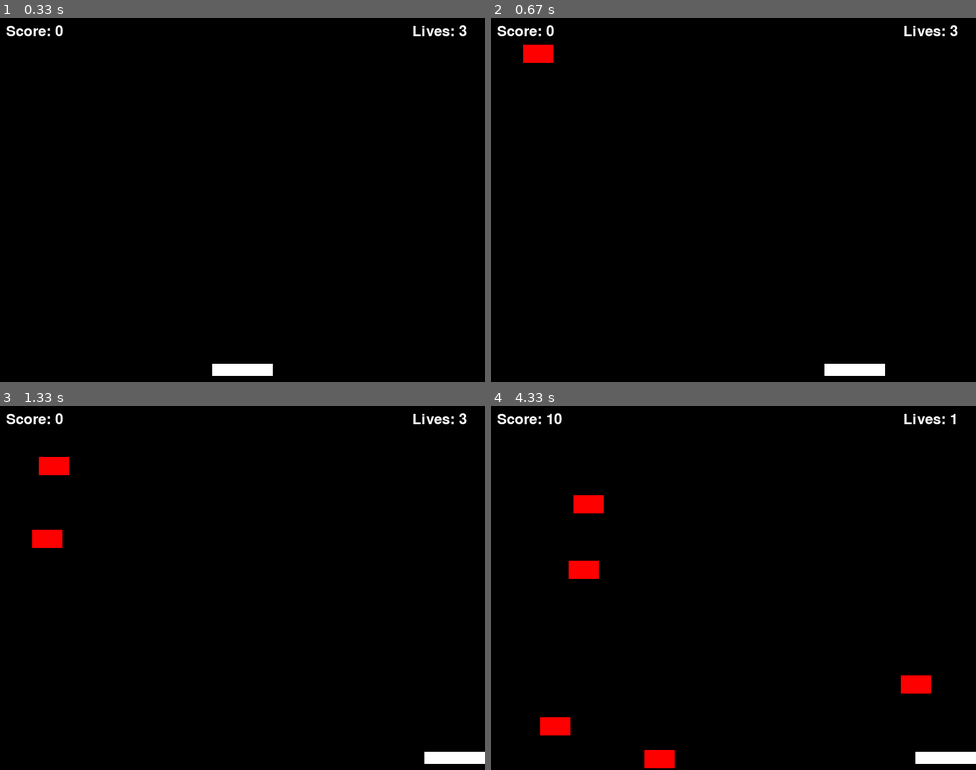
Above: before the commit, frames 1-4 (two rows, left to right).
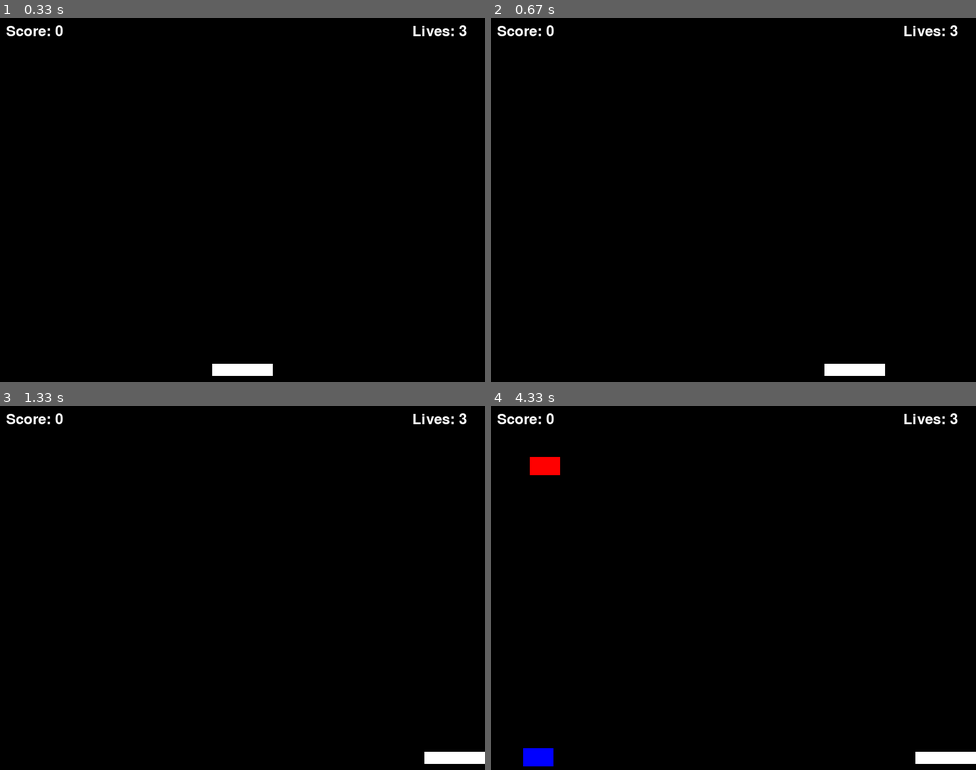
Above: after the commit, the same moments.

Repository: aknim/pygame-falling-bricks
Game: pygame game, started from falling_bricks.py
Same seed, same stepped clock (60 frames per second), same inputs: the game is played once before the commit and once after it.
Inputs:
- Up to frame 1 (0.33 s): no input
- Up to frame 2 (0.67 s): hold Right from 0.33 s (still down)
- Up to frame 3 (1.33 s): release Right at 0.8 s; hold Right 0.83-1.3 s
- Up to frame 4 (4.33 s): hold Left 1.33-1.87 s; hold Left 1.9-2.3 s; hold Right 2.33-2.97 s; hold Left 3-3.47 s; hold Right 3.5-3.97 s; hold Right from 4 s (still down)

Frame 1 is identical in both runs. In frame 2, 0.3% of the frame differs, in the area x 6-13%, y 7-13%; in frame 3, 0.6%; in frame 4, 2.3%, in the area x 6-97%, y 2-100%.

Commit message:
Day 1.5 20x2 Added different brick types, and removed bug related to them

Diff:
--- a/falling_bricks.py
+++ b/falling_bricks.py
@@ -10,6 +10,7 @@
 WHITE = (255, 255, 255)
 RED = (255, 0, 0)
 BLUE = (0 ,0, 255)
+GREEN = (0, 255, 0)
 
 screen = pygame.display.set_mode((SCREEN_WIDTH, SCREEN_HEIGHT))
 pygame.display.set_caption("Falling Bricks")
@@ -32,20 +33,26 @@
 lives = 3
 
 class Brick:
-    def __init__(self, x, y, speed):
+    def __init__(self, x, y, speed, brick_type="regular"):
         self.x = x
         self.y = y
         self.speed = speed
+        self.type = brick_type
+        self.color = RED
+        if(brick_type=="heavy"):
+            self.color = BLUE
+        elif(brick_type=="bonus"):
+            self.color = GREEN
 
     def move(self):
         self.y += self.speed
 
     def draw(self, screen):
-        pygame.draw.rect(screen, RED, (self.x, self.y, BRICK_WIDTH, BRICK_HEIGHT))
+        pygame.draw.rect(screen, self.color, (self.x, self.y, BRICK_WIDTH, BRICK_HEIGHT))
 
 bricks = []
 brick_spawn_timer = 0 # Timer to control brick spawn rate
-BRICK_SPAWN_RATE = 30 # Spawn a new brick every 30 frames
+BRICK_SPAWN_RATE = 120 # Spawn a new brick every 30 frames
 
 running = True
 while running:
@@ -76,7 +83,10 @@
         brick_spawn_timer = 0
         brick_x = random.randint(0, SCREEN_WIDTH - BRICK_WIDTH)
         brick_speed = random.randint(3, 7)
-        bricks.append(Brick(brick_x, 0, brick_speed))
+        brick_type = random.choices(
+            ["regular", "heavy", "bonus"], weights = [70, 20, 10], k=1
+        )[0]
+        bricks.append(Brick(brick_x, 0, brick_speed, brick_type))
 
     # Update and draw bricks
     for brick in bricks[:]:
@@ -86,7 +96,13 @@
         # Check collision with paddle
         if (brick.y + BRICK_HEIGHT >= paddle_y and
             paddle_x <= brick.x <= paddle_x + PADDLE_WIDTH):
-            score += 10 # Increment score
+            if brick.type == "regular":
+                score += 10
+            elif brick.type == "heavy":
+                score += 20
+            elif brick.type == "bonus":
+                score += 50
+                lives += 1
             bricks.remove(brick)
             continue
 
@@ -103,8 +119,8 @@
     screen.blit(lives_text, (SCREEN_WIDTH - 120, 10))
 
     # Check for game over
-    if lives <= 0:
-        running = False
+    # if lives <= 0:
+    #     running = False
 
     pygame.display.flip()
     clock.tick(FPS)
